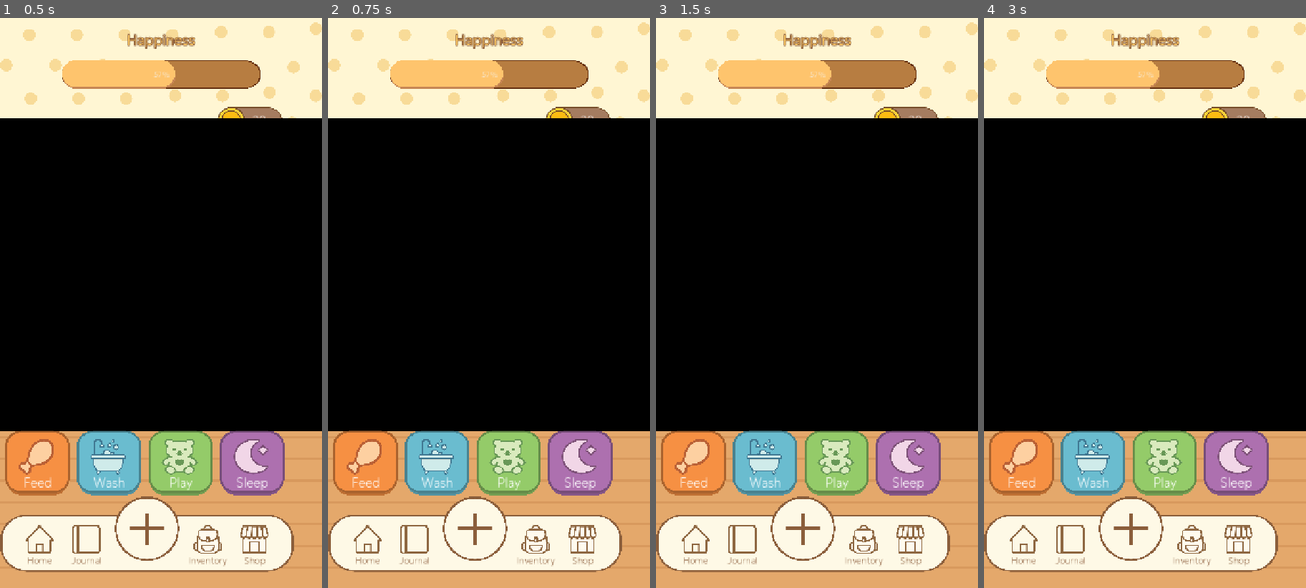
Above: before the commit, frames 1-4 (left to right).
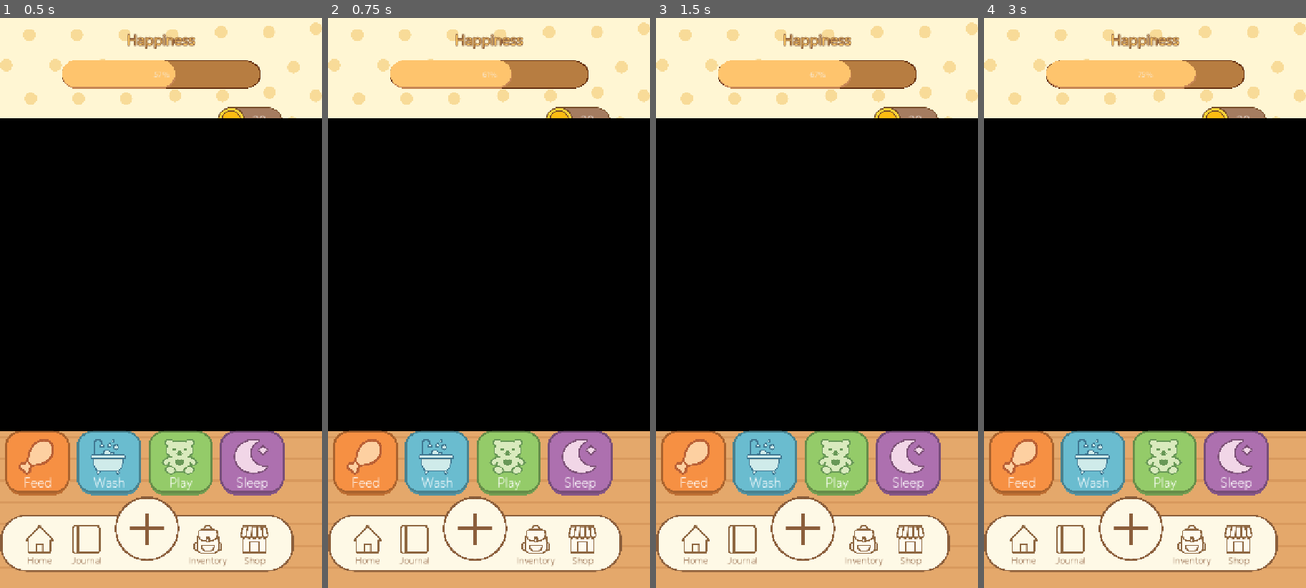
Above: after the commit, the same moments.

Repository: BookaGodot/Trails_game
Game: Godot game, scene res://scenes/map/home.tscn
The game is run twice, just before and just after one commit, with the same random seed, the same clock (stepped at 60 frames per second) and the same inputs.
Inputs:
- Up to frame 1 (0.5 s): no input
- Up to frame 2 (0.75 s): click "Feed" at 0.5 s
- Up to frame 3 (1.5 s): click "Wash" at 1.25 s
- Up to frame 4 (3 s): click "Play" at 2 s; click "Play" at 2.75 s

Frame 1 is identical in both runs. In frame 2, 0.1% of the frame differs, in the area x 19-57%, y 7-13%; in frame 3, 0.3%; in frame 4, 0.6%, in the area x 19-66%, y 7-13%.

Commit message:
Moved care variable from State to Pet

Diff:
--- a/elements/GUI/gui.gd
+++ b/elements/GUI/gui.gd
@@ -11,7 +11,7 @@
 
 
 func _ready() -> void:
-	care_bar.value = pet.state.care
+	care_bar.value = pet.care
 	Events.care_changed.connect(update_care)
 	Events.money_updated.connect(money_update)
 	feed_button.pressed.connect(on_feed_pressed)
--- a/elements/GUI/gui.tscn
+++ b/elements/GUI/gui.tscn
@@ -93,7 +93,7 @@
 layout_mode = 2
 size_flags_horizontal = 4
 max_value = 7.0
-step = 0.5
+step = 0.1
 value = 4.0
 
 [node name="Pet" parent="MarginContainer/VBoxContainer/MarginContainer/VBoxContainer" instance=ExtResource("2_hcep6")]
--- a/elements/pet/pet.gd
+++ b/elements/pet/pet.gd
@@ -6,21 +6,32 @@
 @onready var state: State = %State
 @onready var animation_manager: AnimationManager = %AnimationManager
 
+var care : float
 var temperament : Temperaments = Temperaments.NEUTRAL
 
 
 func _ready() -> void:
+	care = SaveSystem.get_var("care", 4.0)
 	# TODO: implement idle animation change based on temperament
 	animation_manager.play_idle_animation("neutral")
 
 
+func change_care(amount : float) -> void:
+	care = clamp(care + amount, 0.0, 7.0)
+	SaveSystem.set_var("care", care)
+	Events.care_changed.emit(care)
+	#print("Care changed: " + str(care))
+
+
 func feed() -> void:
+	change_care(0.33)
 	state.change_hunger(1.0)
 	animation_manager.play_action_animation("feed")
 	animation_manager.remove_state_animation("hungry")
 
 
 func clean() -> void:
+	change_care(0.33)
 	state.change_cleanliness(1.0)
 	animation_manager.play_action_animation("clean")
 	animation_manager.remove_state_animation("dirty")
@@ -28,6 +39,7 @@
 
 
 func make_happy() -> void:
+	change_care(0.34)
 	state.change_happiness(1.0)
 	animation_manager.play_action_animation("play")
 	animation_manager.remove_state_animation("sad")
--- a/elements/pet/pet.tscn
+++ b/elements/pet/pet.tscn
@@ -468,87 +468,6 @@
 &"sleep": SubResource("Animation_e3ja3")
 }
 
-[sub_resource type="Animation" id="Animation_cu74m"]
-length = 0.6
-loop_mode = 1
-tracks/0/type = "value"
-tracks/0/imported = false
-tracks/0/enabled = true
-tracks/0/path = NodePath("Sprite2D:texture")
-tracks/0/interp = 1
-tracks/0/loop_wrap = true
-tracks/0/keys = {
-"times": PackedFloat32Array(0),
-"transitions": PackedFloat32Array(1),
-"update": 1,
-"values": [ExtResource("10_kw8ss")]
-}
-tracks/1/type = "value"
-tracks/1/imported = false
-tracks/1/enabled = true
-tracks/1/path = NodePath("Sprite2D:hframes")
-tracks/1/interp = 1
-tracks/1/loop_wrap = true
-tracks/1/keys = {
-"times": PackedFloat32Array(0),
-"transitions": PackedFloat32Array(1),
-"update": 1,
-"values": [30]
-}
-tracks/2/type = "value"
-tracks/2/imported = false
-tracks/2/enabled = true
-tracks/2/path = NodePath("Sprite2D:frame")
-tracks/2/interp = 1
-tracks/2/loop_wrap = true
-tracks/2/keys = {
-"times": PackedFloat32Array(0, 0.6),
-"transitions": PackedFloat32Array(1, 1),
-"update": 0,
-"values": [0, 29]
-}
-
-[sub_resource type="Animation" id="Animation_rf5dc"]
-resource_name = "sad"
-length = 0.52
-loop_mode = 1
-tracks/0/type = "value"
-tracks/0/imported = false
-tracks/0/enabled = true
-tracks/0/path = NodePath("Sprite2D:texture")
-tracks/0/interp = 1
-tracks/0/loop_wrap = true
-tracks/0/keys = {
-"times": PackedFloat32Array(0),
-"transitions": PackedFloat32Array(1),
-"update": 1,
-"values": [ExtResource("11_e3ja3")]
-}
-tracks/1/type = "value"
-tracks/1/imported = false
-tracks/1/enabled = true
-tracks/1/path = NodePath("Sprite2D:hframes")
-tracks/1/interp = 1
-tracks/1/loop_wrap = true
-tracks/1/keys = {
-"times": PackedFloat32Array(0),
-"transitions": PackedFloat32Array(1),
-"update": 1,
-"values": [26]
-}
-tracks/2/type = "value"
-tracks/2/imported = false
-tracks/2/enabled = true
-tracks/2/path = NodePath("Sprite2D:frame")
-tracks/2/interp = 1
-tracks/2/loop_wrap = true
-tracks/2/keys = {
-"times": PackedFloat32Array(0, 0.52),
-"transitions": PackedFloat32Array(1, 1),
-"update": 0,
-"values": [0, 25]
-}
-
 [sub_resource type="Animation" id="Animation_pgk2j"]
 resource_name = "sad"
 length = 0.52
@@ -600,6 +519,87 @@
 "transitions": PackedFloat32Array(1),
 "update": 1,
 "values": [true]
+}
+
+[sub_resource type="Animation" id="Animation_cu74m"]
+length = 0.6
+loop_mode = 1
+tracks/0/type = "value"
+tracks/0/imported = false
+tracks/0/enabled = true
+tracks/0/path = NodePath("Sprite2D:texture")
+tracks/0/interp = 1
+tracks/0/loop_wrap = true
+tracks/0/keys = {
+"times": PackedFloat32Array(0),
+"transitions": PackedFloat32Array(1),
+"update": 1,
+"values": [ExtResource("10_kw8ss")]
+}
+tracks/1/type = "value"
+tracks/1/imported = false
+tracks/1/enabled = true
+tracks/1/path = NodePath("Sprite2D:hframes")
+tracks/1/interp = 1
+tracks/1/loop_wrap = true
+tracks/1/keys = {
+"times": PackedFloat32Array(0),
+"transitions": PackedFloat32Array(1),
+"update": 1,
+"values": [30]
+}
+tracks/2/type = "value"
+tracks/2/imported = false
+tracks/2/enabled = true
+tracks/2/path = NodePath("Sprite2D:frame")
+tracks/2/interp = 1
+tracks/2/loop_wrap = true
+tracks/2/keys = {
+"times": PackedFloat32Array(0, 0.6),
+"transitions": PackedFloat32Array(1, 1),
+"update": 0,
+"values": [0, 29]
+}
+
+[sub_resource type="Animation" id="Animation_rf5dc"]
+resource_name = "sad"
+length = 0.52
+loop_mode = 1
+tracks/0/type = "value"
+tracks/0/imported = false
+tracks/0/enabled = true
+tracks/0/path = NodePath("Sprite2D:texture")
+tracks/0/interp = 1
+tracks/0/loop_wrap = true
+tracks/0/keys = {
+"times": PackedFloat32Array(0),
+"transitions": PackedFloat32Array(1),
+"update": 1,
+"values": [ExtResource("11_e3ja3")]
+}
+tracks/1/type = "value"
+tracks/1/imported = false
+tracks/1/enabled = true
+tracks/1/path = NodePath("Sprite2D:hframes")
+tracks/1/interp = 1
+tracks/1/loop_wrap = true
+tracks/1/keys = {
+"times": PackedFloat32Array(0),
+"transitions": PackedFloat32Array(1),
+"update": 1,
+"values": [26]
+}
+tracks/2/type = "value"
+tracks/2/imported = false
+tracks/2/enabled = true
+tracks/2/path = NodePath("Sprite2D:frame")
+tracks/2/interp = 1
+tracks/2/loop_wrap = true
+tracks/2/keys = {
+"times": PackedFloat32Array(0, 0.52),
+"transitions": PackedFloat32Array(1, 1),
+"update": 0,
+"values": [0, 25]
 }
 
 [sub_resource type="AnimationLibrary" id="AnimationLibrary_0n8r5"]
--- a/elements/pet/state.gd
+++ b/elements/pet/state.gd
@@ -6,8 +6,6 @@
 
 @onready var animation_manager: AnimationManager = %AnimationManager
 
-var care : float
-
 # State variables
 var happiness : float
 var hunger : float
@@ -15,7 +13,6 @@
 
 
 func _ready() -> void:
-	care = SaveSystem.get_var("care", 4.0)
 	happiness = SaveSystem.get_var("happiness", 1.0)
 	hunger = SaveSystem.get_var("hunger", 1.0)
 	cleanliness = SaveSystem.get_var("cleanliness", 1.0)
@@ -31,18 +28,11 @@
 
 func save() -> void:
 	SaveSystem.set_var("time", Time.get_unix_time_from_system())
-	SaveSystem.set_var("care", care)
 	SaveSystem.set_var("happiness", happiness)
 	SaveSystem.set_var("hunger", hunger)
 	SaveSystem.set_var("cleanliness", cleanliness)
 	SaveSystem.save()
 	print_rich("[color=green]States and time saved")
-
-
-func change_care(amount : float) -> void:
-	care = clamp(care + amount, 0.0, 7.0)
-	Events.care_changed.emit(care)
-	#print("Care changed: " + str(care))
 
 
 func change_happiness(amount : float) -> void:
